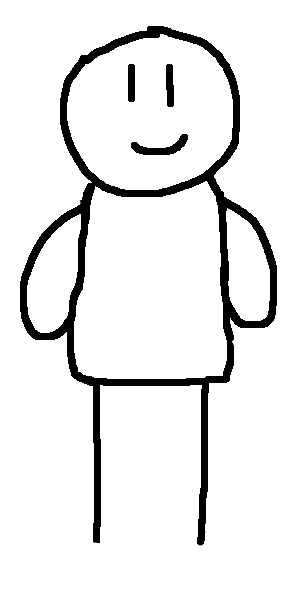
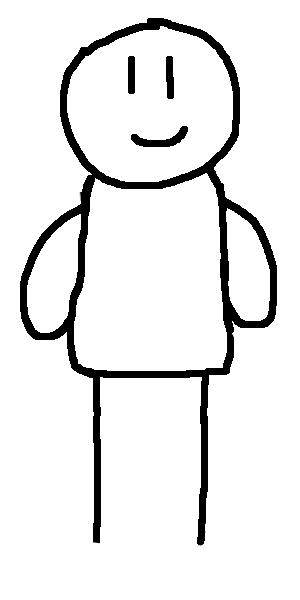
Before/after of a 300px x 600px layered artwork. What changed in the layer stack:
painted on "player.png" over [60, 18, 240, 424]
